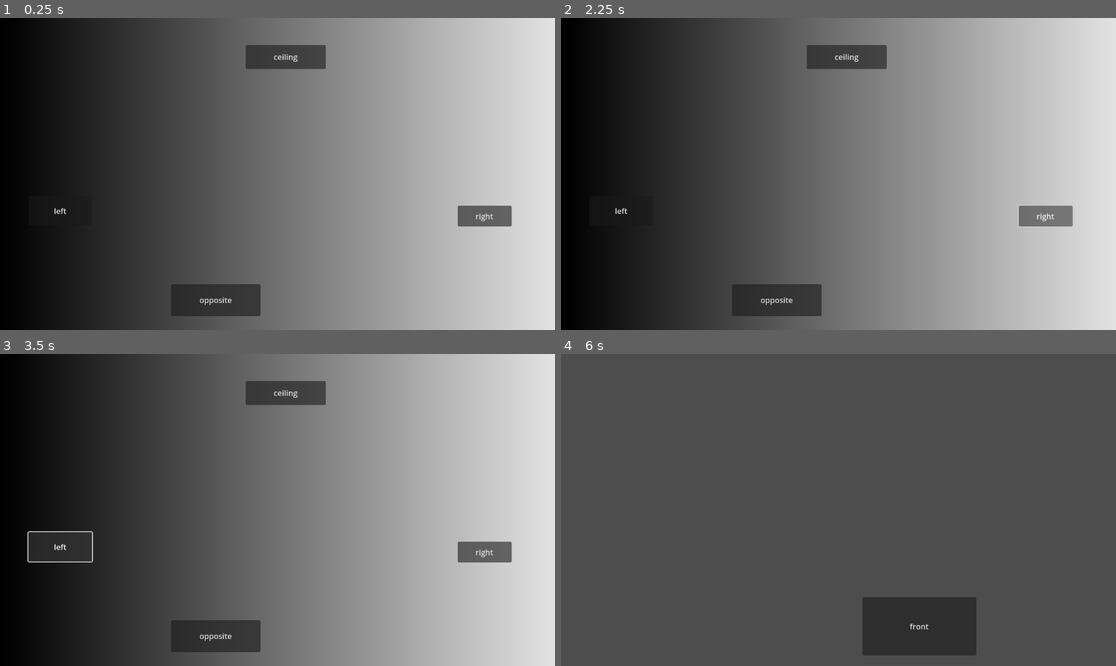
Above: before the commit, frames 1-4 (two rows, left to right).
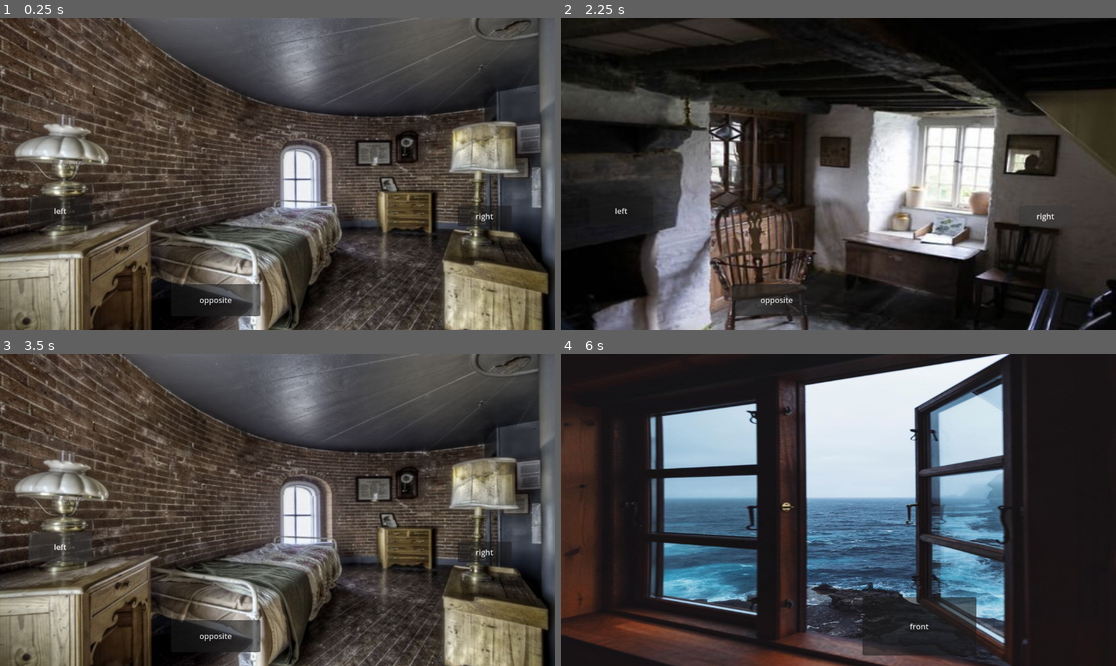
Above: after the commit, the same moments.

Repository: zeyogh/Texas_Game_Jam_2025
Game: Godot game, scene res://scenes/rooms/bedroom.tscn
Two runs of this game, one before a commit and one after it. Both use one fixed random seed, a clock stepped at 60 frames per second and the inputs below. This scene is started directly instead of the project's main scene.
Inputs (mouse positions are in pixels of both pictures, inside the frame that each line leads up to):
- Up to frame 1 (0.25 s): no input
- Up to frame 2 (2.25 s): click "left" at 0.5 s; click "right" at 1.25 s; click "right" at 2 s
- Up to frame 3 (3.5 s): click "left" at 2.75 s
- Up to frame 4 (6 s): click (844, 391) at 3.5 s, where only the run before the commit has a clickable "ceiling"; click (921, 625) at 4.25 s, where only the run before the commit has a clickable "front"; click "opposite" at 5 s; click (844, 391) at 5.75 s, where only the run before the commit has a clickable "ceiling"

The runs differ from the first frame. In frame 1, 86% of the frame differs, in the area x 0-100%, y 0-100%; in frame 2, 79%; in frame 3, 86%; in frame 4, 94%.

Commit message:
navigate through entire 11

Diff:
--- /dev/null
+++ b/out_of_light/scenes/rooms/bathroom.tscn
@@ -0,0 +1,27 @@
+[gd_scene load_steps=3 format=3 uid="uid://3crkmmykqfbe"]
+
+[ext_resource type="PackedScene" uid="uid://ct8tdujobt7uy" path="res://scenes/rooms/room_generic.tscn" id="1_y5w4s"]
+[ext_resource type="Texture2D" uid="uid://c18woodft0lrb" path="res://pictures/bathroom_1.jpg" id="2_e0elq"]
+
+[node name="Bathroom" type="Control"]
+layout_mode = 3
+anchors_preset = 15
+anchor_right = 1.0
+anchor_bottom = 1.0
+grow_horizontal = 2
+grow_vertical = 2
+
+[node name="RoomGeneric" parent="." instance=ExtResource("1_y5w4s")]
+layout_mode = 1
+right_path = "uid://bdechkmpm13jm"
+
+[node name="FrontTexture" parent="RoomGeneric" index="0"]
+texture = ExtResource("2_e0elq")
+
+[node name="LeftButton" parent="RoomGeneric" index="2"]
+visible = false
+
+[node name="OppositeButton" parent="RoomGeneric" index="4"]
+visible = false
+
+[editable path="RoomGeneric"]
--- a/out_of_light/scenes/rooms/bedroom.tscn
+++ b/out_of_light/scenes/rooms/bedroom.tscn
@@ -1,6 +1,8 @@
-[gd_scene load_steps=2 format=3 uid="uid://bdechkmpm13jm"]
+[gd_scene load_steps=4 format=3 uid="uid://bdechkmpm13jm"]
 
 [ext_resource type="PackedScene" uid="uid://ct8tdujobt7uy" path="res://scenes/rooms/room_generic.tscn" id="1_cwplf"]
+[ext_resource type="Texture2D" uid="uid://sdreyxodjy7o" path="res://pictures/bedroom_1.jpg" id="2_1vprx"]
+[ext_resource type="Texture2D" uid="uid://cebefmmgk3cew" path="res://pictures/bedroom_2.jpg" id="3_whf2s"]
 
 [node name="Bedroom" type="Control"]
 layout_mode = 3
@@ -12,3 +14,20 @@
 
 [node name="RoomGeneric" parent="." instance=ExtResource("1_cwplf")]
 layout_mode = 1
+left_path = "uid://3crkmmykqfbe"
+right_path = "uid://ce15xsvsvosw0"
+
+[node name="FrontTexture" parent="RoomGeneric" index="0"]
+offset_right = 1185.0
+offset_bottom = 663.0
+texture = ExtResource("2_1vprx")
+
+[node name="OppositeTexture" parent="RoomGeneric" index="1"]
+offset_left = -4.0
+offset_top = -8.0
+offset_right = 1177.0
+offset_bottom = 661.0
+texture = ExtResource("3_whf2s")
+expand_mode = 1
+
+[editable path="RoomGeneric"]
--- /dev/null
+++ b/out_of_light/scenes/rooms/kitchen.tscn
@@ -0,0 +1,32 @@
+[gd_scene load_steps=4 format=3 uid="uid://dnblgihnphpwh"]
+
+[ext_resource type="PackedScene" uid="uid://ct8tdujobt7uy" path="res://scenes/rooms/room_generic.tscn" id="1_3w07q"]
+[ext_resource type="Texture2D" uid="uid://cm8tha4gsebt2" path="res://pictures/kitchen_1.jpg" id="2_sqdrw"]
+[ext_resource type="Texture2D" uid="uid://b5ykw721kajvx" path="res://pictures/kitchen_2.jpg" id="3_2812u"]
+
+[node name="Kitchen" type="Control"]
+layout_mode = 3
+anchors_preset = 15
+anchor_right = 1.0
+anchor_bottom = 1.0
+grow_horizontal = 2
+grow_vertical = 2
+
+[node name="RoomGeneric" parent="." instance=ExtResource("1_3w07q")]
+layout_mode = 1
+left_path = "uid://ce15xsvsvosw0"
+right_path = "uid://ww3kl5xkl30f"
+
+[node name="FrontTexture" parent="RoomGeneric" index="0"]
+offset_right = 1157.0
+offset_bottom = 656.0
+texture = ExtResource("2_sqdrw")
+
+[node name="OppositeTexture" parent="RoomGeneric" index="1"]
+visible = true
+offset_right = 1176.0
+offset_bottom = 666.0
+texture = ExtResource("3_2812u")
+expand_mode = 1
+
+[editable path="RoomGeneric"]
--- /dev/null
+++ b/out_of_light/scenes/rooms/living_room.tscn
@@ -0,0 +1,26 @@
+[gd_scene load_steps=4 format=3 uid="uid://ce15xsvsvosw0"]
+
+[ext_resource type="PackedScene" uid="uid://ct8tdujobt7uy" path="res://scenes/rooms/room_generic.tscn" id="1_ndxsf"]
+[ext_resource type="Texture2D" uid="uid://dy4tsgjjxxbki" path="res://pictures/living_room_1.jpg" id="2_bmq3m"]
+[ext_resource type="Texture2D" uid="uid://c2nqjoy3l7062" path="res://pictures/living_room_2.jpg" id="3_fbuym"]
+
+[node name="LivingRoom" type="Control"]
+layout_mode = 3
+anchors_preset = 15
+anchor_right = 1.0
+anchor_bottom = 1.0
+grow_horizontal = 2
+grow_vertical = 2
+
+[node name="RoomGeneric" parent="." instance=ExtResource("1_ndxsf")]
+layout_mode = 1
+left_path = "uid://bdechkmpm13jm"
+right_path = "uid://dnblgihnphpwh"
+
+[node name="FrontTexture" parent="RoomGeneric" index="0"]
+texture = ExtResource("2_bmq3m")
+
+[node name="OppositeTexture" parent="RoomGeneric" index="1"]
+texture = ExtResource("3_fbuym")
+
+[editable path="RoomGeneric"]
--- /dev/null
+++ b/out_of_light/scenes/rooms/observation_deck.tscn
@@ -0,0 +1,33 @@
+[gd_scene load_steps=4 format=3 uid="uid://dnxcgrjiwd8bv"]
+
+[ext_resource type="PackedScene" uid="uid://ct8tdujobt7uy" path="res://scenes/rooms/room_generic.tscn" id="1_1tr8l"]
+[ext_resource type="Texture2D" uid="uid://bp74a20gjlq6f" path="res://pictures/obversation_deck_1.jpg" id="2_xjxii"]
+[ext_resource type="Texture2D" uid="uid://cpy5gtscju1xq" path="res://pictures/observation_deck_2.jpg" id="3_xtdw6"]
+
+[node name="ObservationDeck" type="Control"]
+layout_mode = 3
+anchors_preset = 15
+anchor_right = 1.0
+anchor_bottom = 1.0
+grow_horizontal = 2
+grow_vertical = 2
+
+[node name="RoomGeneric" parent="." instance=ExtResource("1_1tr8l")]
+layout_mode = 1
+left_path = "uid://cn1uiwv1oiqfu"
+
+[node name="FrontTexture" parent="RoomGeneric" index="0"]
+offset_right = 1157.0
+offset_bottom = 663.0
+texture = ExtResource("2_xjxii")
+expand_mode = 1
+
+[node name="OppositeTexture" parent="RoomGeneric" index="1"]
+offset_right = 1165.0
+offset_bottom = 670.0
+texture = ExtResource("3_xtdw6")
+
+[node name="RightButton" parent="RoomGeneric" index="3"]
+visible = false
+
+[editable path="RoomGeneric"]
--- a/out_of_light/scenes/rooms/room_generic.tscn
+++ b/out_of_light/scenes/rooms/room_generic.tscn
@@ -16,11 +16,20 @@
 grow_vertical = 2
 script = ExtResource("1_4oogr")
 
-[node name="TextureRect" type="TextureRect" parent="."]
+[node name="FrontTexture" type="TextureRect" parent="."]
 layout_mode = 0
 offset_right = 1301.0
 offset_bottom = 694.0
 texture = SubResource("GradientTexture2D_03jwg")
+expand_mode = 1
+
+[node name="OppositeTexture" type="TextureRect" parent="."]
+visible = false
+layout_mode = 0
+offset_right = 1301.0
+offset_bottom = 694.0
+texture = SubResource("GradientTexture2D_03jwg")
+expand_mode = 1
 
 [node name="LeftButton" type="Button" parent="."]
 layout_mode = 0
@@ -37,14 +46,6 @@
 offset_right = 1062.0
 offset_bottom = 433.0
 text = "right"
-
-[node name="CeilingButton" type="Button" parent="."]
-layout_mode = 0
-offset_left = 510.0
-offset_top = 56.0
-offset_right = 676.0
-offset_bottom = 106.0
-text = "ceiling"
 
 [node name="OppositeButton" type="Button" parent="."]
 layout_mode = 0
@@ -65,6 +66,5 @@
 
 [connection signal="pressed" from="LeftButton" to="." method="_on_left_button_pressed"]
 [connection signal="pressed" from="RightButton" to="." method="_on_right_button_pressed"]
-[connection signal="pressed" from="CeilingButton" to="." method="_on_ceiling_button_pressed"]
 [connection signal="pressed" from="OppositeButton" to="." method="_on_opposite_button_pressed"]
 [connection signal="pressed" from="FrontButton" to="." method="_on_front_button_pressed"]
--- /dev/null
+++ b/out_of_light/scenes/rooms/stairs_bottom.tscn
@@ -0,0 +1,27 @@
+[gd_scene load_steps=3 format=3 uid="uid://ww3kl5xkl30f"]
+
+[ext_resource type="PackedScene" uid="uid://ct8tdujobt7uy" path="res://scenes/rooms/room_generic.tscn" id="1_ae8gs"]
+[ext_resource type="Texture2D" uid="uid://1aolbot1gu3f" path="res://pictures/stairs_1.jpg" id="2_0a7o8"]
+
+[node name="StairsBottom" type="Control"]
+layout_mode = 3
+anchors_preset = 15
+anchor_right = 1.0
+anchor_bottom = 1.0
+grow_horizontal = 2
+grow_vertical = 2
+
+[node name="RoomGeneric" parent="." instance=ExtResource("1_ae8gs")]
+layout_mode = 1
+left_path = "uid://dnblgihnphpwh"
+right_path = "uid://dya248rgdtcs6"
+
+[node name="FrontTexture" parent="RoomGeneric" index="0"]
+offset_bottom = 648.0
+texture = ExtResource("2_0a7o8")
+expand_mode = 1
+
+[node name="OppositeButton" parent="RoomGeneric" index="4"]
+visible = false
+
+[editable path="RoomGeneric"]
--- /dev/null
+++ b/out_of_light/scenes/rooms/stairs_middle.tscn
@@ -0,0 +1,28 @@
+[gd_scene load_steps=3 format=3 uid="uid://dya248rgdtcs6"]
+
+[ext_resource type="PackedScene" uid="uid://ct8tdujobt7uy" path="res://scenes/rooms/room_generic.tscn" id="1_iyapy"]
+[ext_resource type="Texture2D" uid="uid://bf2qg247nj6w0" path="res://pictures/stairs_2.jpg" id="2_257ar"]
+
+[node name="StairsMiddle" type="Control"]
+layout_mode = 3
+anchors_preset = 15
+anchor_right = 1.0
+anchor_bottom = 1.0
+grow_horizontal = 2
+grow_vertical = 2
+
+[node name="RoomGeneric" parent="." instance=ExtResource("1_iyapy")]
+layout_mode = 1
+left_path = "uid://ww3kl5xkl30f"
+right_path = "uid://cn1uiwv1oiqfu"
+
+[node name="FrontTexture" parent="RoomGeneric" index="0"]
+offset_right = 1160.0
+offset_bottom = 653.0
+texture = ExtResource("2_257ar")
+expand_mode = 1
+
+[node name="OppositeButton" parent="RoomGeneric" index="4"]
+visible = false
+
+[editable path="RoomGeneric"]
--- /dev/null
+++ b/out_of_light/scenes/rooms/stairs_upper.tscn
@@ -0,0 +1,27 @@
+[gd_scene load_steps=3 format=3 uid="uid://cn1uiwv1oiqfu"]
+
+[ext_resource type="PackedScene" uid="uid://ct8tdujobt7uy" path="res://scenes/rooms/room_generic.tscn" id="1_vd6a3"]
+[ext_resource type="Texture2D" uid="uid://bifnecaig7xc3" path="res://pictures/stairs_3.jpg" id="2_iet60"]
+
+[node name="StairsUpper" type="Control"]
+layout_mode = 3
+anchors_preset = 15
+anchor_right = 1.0
+anchor_bottom = 1.0
+grow_horizontal = 2
+grow_vertical = 2
+
+[node name="RoomGeneric" parent="." instance=ExtResource("1_vd6a3")]
+layout_mode = 1
+left_path = "uid://dya248rgdtcs6"
+right_path = "uid://dnxcgrjiwd8bv"
+
+[node name="FrontTexture" parent="RoomGeneric" index="0"]
+offset_right = 1159.0
+offset_bottom = 667.0
+texture = ExtResource("2_iet60")
+
+[node name="OppositeButton" parent="RoomGeneric" index="4"]
+visible = false
+
+[editable path="RoomGeneric"]
--- a/out_of_light/scripts/room.gd
+++ b/out_of_light/scripts/room.gd
@@ -2,10 +2,9 @@
 
 @export_file("*.tscn") var left_path: String
 @export_file("*.tscn") var right_path: String
-@export_file("*.png", "*.jpg", "*.jpeg") var ceiling_path: String
-@export_file("*.png", "*.jpg", "*.jpeg") var opposite_path: String
 
-@onready var front_texture: Texture2D = $TextureRect.texture
+@onready var left_visible: bool = $LeftButton.visible
+@onready var right_visible: bool = $RightButton.visible
 
 func _on_left_button_pressed() -> void:
 	get_tree().change_scene_to_file(left_path)
@@ -13,23 +12,20 @@
 func _on_right_button_pressed() -> void:
 	get_tree().change_scene_to_file(right_path)
 
-func _on_ceiling_button_pressed() -> void:
-	var tex := load(ceiling_path) as Texture2D
-	$TextureRect.texture = tex
-	_set_visibility(false, false, false, false, true)
-
 func _on_opposite_button_pressed() -> void:
-	var tex := load(opposite_path) as Texture2D
-	$TextureRect.texture = tex
-	_set_visibility(false, false, true, false, true)
+	$FrontTexture.visible = false
+	$OppositeTexture.visible = true
+	_set_visibility(false, false, false, true)
 
 func _on_front_button_pressed() -> void:
-	$TextureRect.texture = front_texture
-	_set_visibility(true, true, true, true, false)
+	$FrontTexture.visible = true
+	$OppositeTexture.visible = false
+	_set_visibility(true, true, true, false)
 
-func _set_visibility(left: bool, right: bool, ceiling: bool, opposite: bool, front: bool) -> void:
-	$LeftButton.visible = left
-	$RightButton.visible = right
-	$CeilingButton.visible = ceiling
+func _set_visibility(left: bool, right: bool, opposite: bool, front: bool) -> void:
+	if left_visible:
+		$LeftButton.visible = left
+	if right_visible:
+		$RightButton.visible = right
 	$OppositeButton.visible = opposite
 	$FrontButton.visible = front
Binary file added: out_of_light/pictures/bedroom_2.jpg
Not shown, added: out_of_light/pictures/bedroom_2.jpg.import
Binary file added: out_of_light/pictures/observation_deck_2.jpg
Not shown, added: out_of_light/pictures/observation_deck_2.jpg.import
Binary file added: out_of_light/pictures/obversation_deck_1.jpg
Not shown, added: out_of_light/pictures/obversation_deck_1.jpg.import
